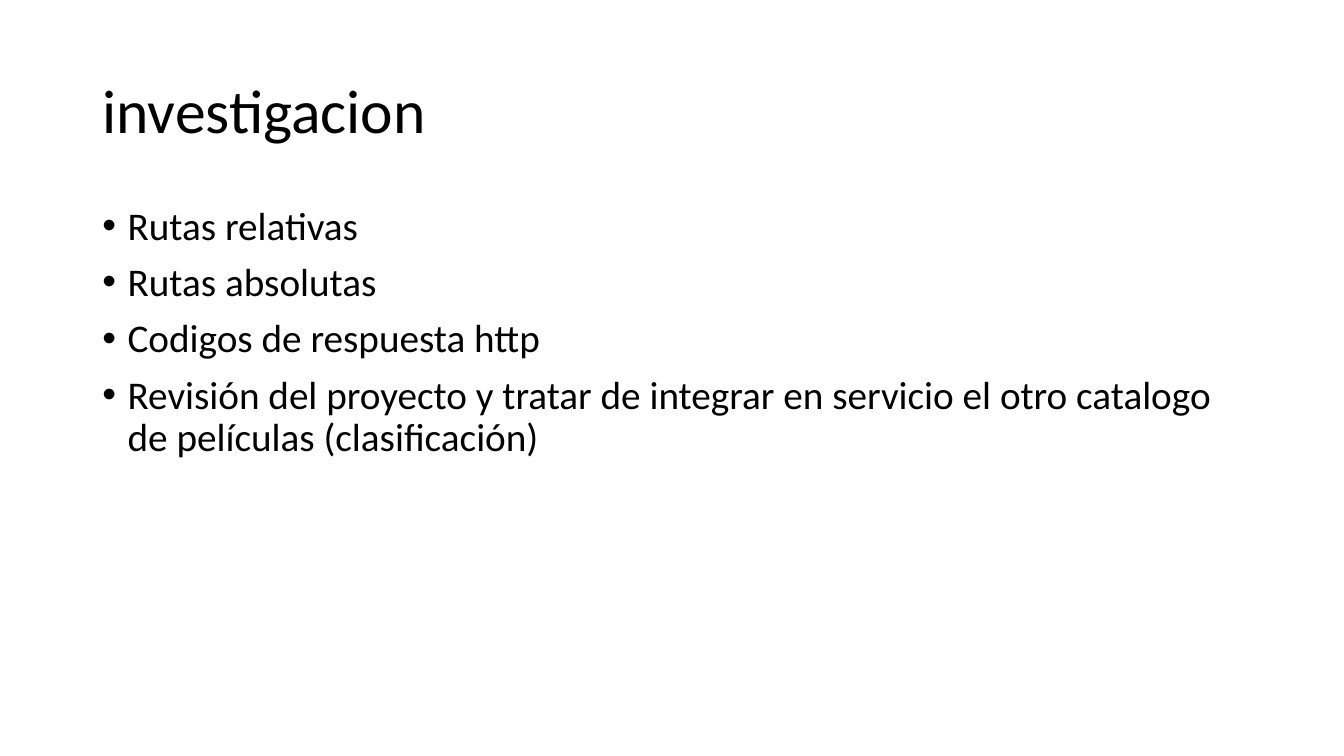
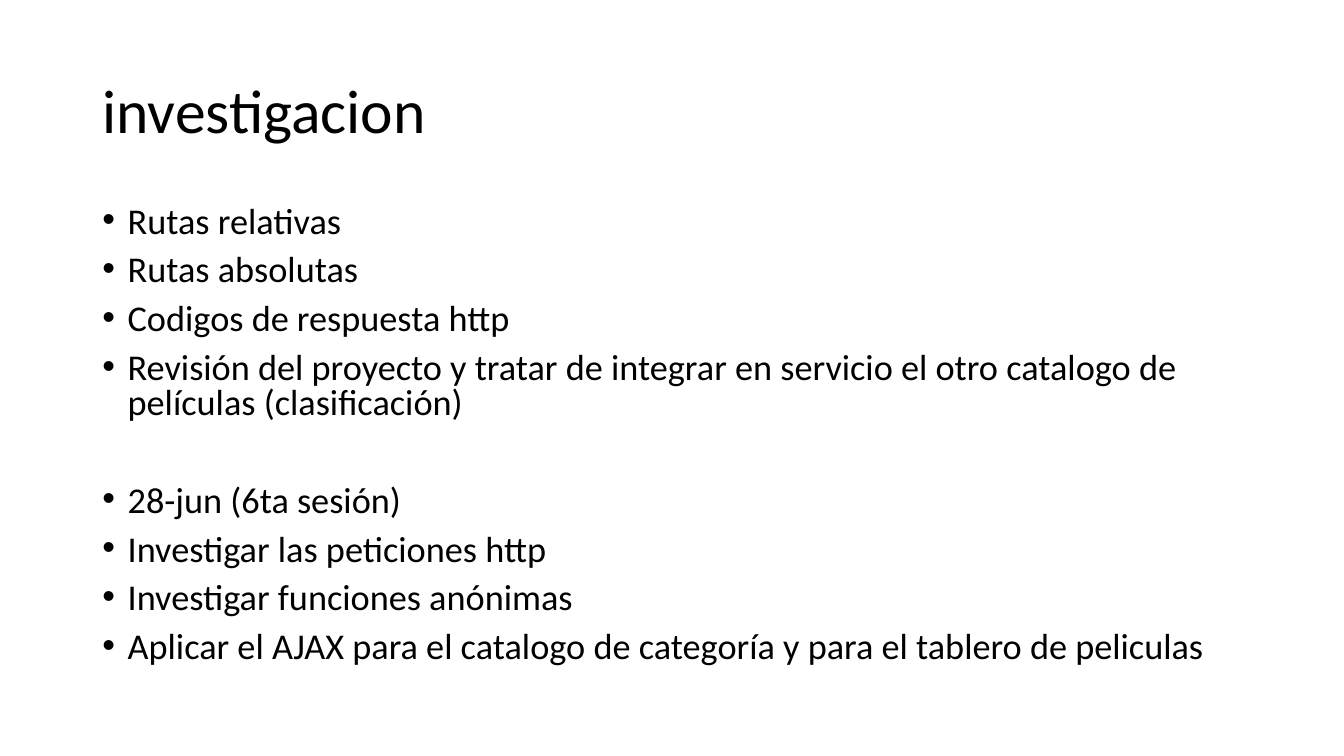
Before and after one commit to enriquecr1990/cap_php_jun22, a slide deck: slide 13 of actividades/Desarrollo Web.pptx. Drawn at 1344x756 pixels with LibreOffice and Linux fonts; fonts in the diff are those of the drawing. Boxes give left, top, right and bottom in pixels: in the first picture for what was removed or moved away, otherwise in the second. Text is boxed around its words. In the diff, an @@ line names an element or a change of style, - is before the commit and + after.

```diff
--- a/actividades/Desarrollo Web.pptx
+++ b/actividades/Desarrollo Web.pptx
@@ text at (x1=128, y1=208, x2=1176, y2=421): size 28 to 25.9 pt in "Rutas relativas", "Rutas absolutas", "Codigos de respuesta http", "Revisión del proyecto y tratar de integrar ..."; line spacing 0.9 to 0.8 @@
@@ text at (x1=128, y1=486, x2=1203, y2=666): paragraphs added @@
+• 28-jun (6ta sesión)
+• Investigar las peticiones http
+• Investigar funciones anónimas
+• Aplicar el AJAX para el catalogo de categoría y para el tablero de peliculas
```
Also in this commit, not shown: 10 other files.
